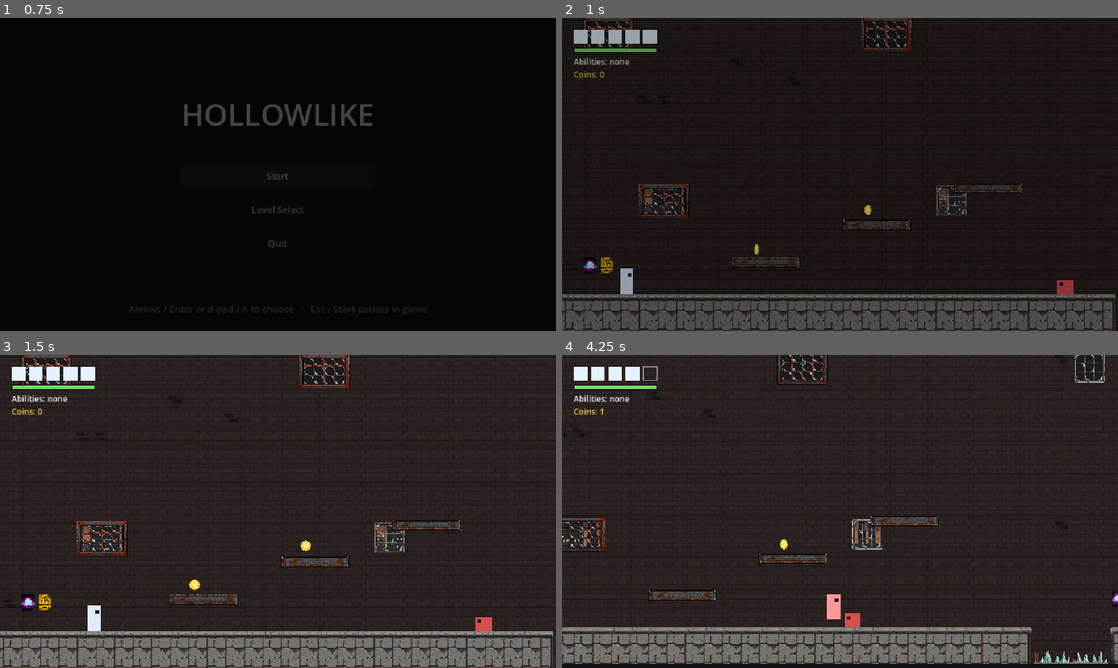
Above: before the commit, frames 1-4 (two rows, left to right).
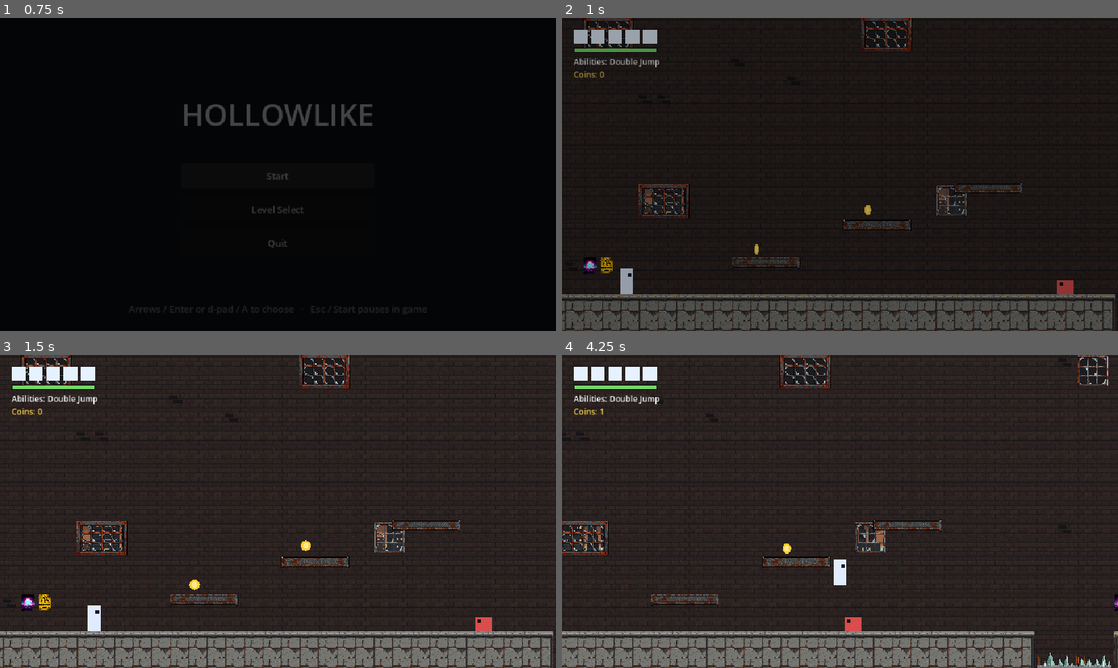
Above: after the commit, the same moments.

Repository: xipheon/hollowlike
Game: Godot game, scene res://scenes/main_menu.tscn
Two runs of this game, one before a commit and one after it. Both use one fixed random seed, a clock stepped at 60 frames per second and the inputs below.
Inputs (mouse positions are in pixels of both pictures, inside the frame that each line leads up to):
- Up to frame 1 (0.75 s): click "Start" at 0.5 s
- Up to frame 2 (1 s): no input
- Up to frame 3 (1.5 s): tap Enter (ui_accept) at 1.25 s; move the mouse to (400, 495) at 1.27 s; hold D (move_right) from 1.28 s (still down); tap K (dash) at 1.35 s; click (400, 495) at 1.42 s
- Up to frame 4 (4.25 s): tap Space (jump) at 1.52, 1.55, 1.82, 2.1, 2.27, 2.57, 3.05, 3.77, 4.07 s; move the mouse to (728, 527) at 2.02 s; release D (move_right) at 2.03 s; hold S (move_down) 2.03-2.78 s; tap K (dash) at 2.3, 3.6 s; move the mouse to (895, 442) at 2.77 s; hold D (move_right) 2.78-3.53 s; hold J (attack) 2.78-3.53 s; move the mouse to (812, 574) at 3.52 s; hold W (move_up) from 3.53 s (still down); click (812, 574) at 3.67 s

Frame 1 is identical in both runs. In frame 2, 0.1% of the frame differs, in the area x 8-18%, y 12-16%; in frame 3, 0.1%; in frame 4, 13%, in the area x 0-100%, y 0-100%.

Commit message:
Add double jump, available from the start
One extra jump in the air (slightly weaker than a ground jump), back on
landing, wall sliding or a pogo. Only a fresh press triggers it, so a
buffered press just before landing is still a ground jump. New games
start with it.

Tests: a double jump test, and the acid-gap test now also checks a
double jump can't cross it (it still needs dash).

Co-Authored-By: Claude Opus 5.5 <noreply@anthropic.com>

Diff:
--- a/scripts/game_state.gd
+++ b/scripts/game_state.gd
@@ -8,8 +8,9 @@
 const FADE_TIME := 0.25
 const MENU_SCENE := "res://scenes/main_menu.tscn"
 
-## Abilities you begin a new game with (all locked for now).
+## Abilities you begin a new game with; the rest are unlocked by bosses and pickups.
 const STARTING_ABILITIES := {
+	"double_jump": true,
 	"sprint": false,
 	"dash": false,
 	"wall_jump": false,
--- a/scripts/player.gd
+++ b/scripts/player.gd
@@ -45,6 +45,9 @@
 @export var coyote_time := 0.1
 @export var jump_buffer_time := 0.12
 
+@export_group("Double Jump (ability)")
+@export var double_jump_velocity := -560.0   ## one extra jump in the air; back on landing, wall sliding or a pogo
+
 @export_group("Dash (ability)")
 @export var dash_speed := 820.0
 @export var dash_duration := 0.17
@@ -88,6 +91,7 @@
 var _dash_cooldown_timer := 0.0
 var _dash_dir := 1
 var _air_dash_available := true
+var _air_jump_available := true
 var _wall_normal_x := 0.0
 var _wall_lock_timer := 0.0
 var _attack_timer := 0.0
@@ -162,6 +166,7 @@
 	if on_floor:
 		_coyote_timer = coyote_time
 		_air_dash_available = true
+		_air_jump_available = true
 	_update_safe_ground(on_floor, delta)
 	var sprinting := _update_stamina(input_x, on_floor and not stunned, delta)
 	if Input.is_action_just_pressed("jump"):
@@ -174,6 +179,7 @@
 		if input_x != 0.0 and signf(input_x) == -signf(normal.x):
 			wall_sliding = true
 			_wall_normal_x = normal.x
+			_air_jump_available = true
 
 	# Dash
 	if not stunned and _dash_timer <= 0.0 and _dash_cooldown_timer <= 0.0 \
@@ -205,6 +211,11 @@
 				velocity = Vector2(_wall_normal_x * wall_jump_velocity.x, wall_jump_velocity.y)
 				facing = int(signf(_wall_normal_x))
 				_wall_lock_timer = wall_jump_lock_time
+				_jump_buffer_timer = 0.0
+			# Only on a fresh press: a buffered press just before landing is a ground jump.
+			elif Input.is_action_just_pressed("jump") and _air_jump_available and GameState.has_ability("double_jump"):
+				velocity.y = double_jump_velocity
+				_air_jump_available = false
 				_jump_buffer_timer = 0.0
 		# Variable jump height
 		if Input.is_action_just_released("jump") and velocity.y < 0.0:
@@ -414,6 +425,7 @@
 func _pogo() -> void:
 	velocity.y = pogo_velocity
 	_air_dash_available = true
+	_air_jump_available = true
 	# Targets can be bounced on again once they leave and re-enter a held strike.
 	_hit_this_swing.clear()
 
--- a/tests/gameplay_test.gd
+++ b/tests/gameplay_test.gd
@@ -54,7 +54,7 @@
 	],
 	# Damage numbers and armor, sprint and stamina (player.gd, enemy damage settings).
 	"player": [
-		"_test_enemies_set_their_own_damage", "_test_armor_reduces_damage",
+		"_test_double_jump", "_test_enemies_set_their_own_damage", "_test_armor_reduces_damage",
 		"_test_sprint_is_faster_and_drains_stamina", "_test_stamina_refills_only_on_ground",
 		"_test_dash_needs_stamina", "_test_wall_jump_needs_stamina",
 	],
@@ -375,7 +375,9 @@
 
 # Runs at the acid gap from `from_col` toward `dir`, jumps at the edge and
 # dashes at the top of the jump. Returns true if it lands safely across.
-func _try_acid_dash_crossing(from_col: float, dir: int, edge_col: float, far_col: float, floor_row := 29) -> bool:
+# Jumps off the edge and, near the top of the jump, dashes, or with
+# `air_jump` double-jumps instead.
+func _try_acid_dash_crossing(from_col: float, dir: int, edge_col: float, far_col: float, floor_row := 29, air_jump := false) -> bool:
 	_player.global_position = Vector2(from_col * TILE, floor_row * TILE - Player.BODY_SIZE.y * 0.5)
 	_player.velocity = Vector2.ZERO
 	await _frames(5)
@@ -392,9 +394,15 @@
 			Input.action_press("jump")
 			jumped = true
 		elif airborne and not dashed and _player.velocity.y > -150.0:
-			Input.action_press("dash")   # near the top of the jump
+			# Near the top of the jump.
+			if air_jump:
+				Input.action_release("jump")
+				await _frames(1)
+				Input.action_press("jump")
+			else:
+				Input.action_press("dash")
 			dashed = true
-		elif dashed:
+		elif dashed and not air_jump:
 			Input.action_release("dash")
 		if _player._dead or (airborne and _player.is_on_floor()):
 			break
@@ -409,6 +417,10 @@
 	await _remove_enemies()
 	_check(not await _try_acid_dash_crossing(27, 1, 34, 42), "no crossing without dash")
 	_check(_player._dead, "fell in the acid")
+	await _despawn()
+	await _spawn(BOSS_SCENE, true)
+	await _remove_enemies()
+	_check(not await _try_acid_dash_crossing(27, 1, 34, 42, 29, true), "no crossing with a double jump either")
 	await _despawn()
 	await _spawn(BOSS_SCENE, true)
 	await _remove_enemies()
@@ -1661,6 +1673,55 @@
 	await _despawn()
 
 
+# Presses jump fresh (release, then press) and reports whether it launched upward.
+func _air_jump_press() -> bool:
+	Input.action_release("jump")
+	await _frames(1)
+	Input.action_press("jump")
+	await _frames(2)
+	return _player.velocity.y < -400.0
+
+
+func _test_double_jump() -> void:
+	print("Double jump: one extra jump in the air, back on landing; you start with it")
+	await _spawn()
+	_check(GameState.has_ability("double_jump"), "a new game starts with double jump")
+	_place(5, 17)
+	await _frames(5)
+	Input.action_press("jump")
+	for i in 60:   # up to the top of the first jump
+		await _frames(1)
+		if _player.velocity.y > -50.0:
+			break
+	_check(await _air_jump_press(), "second jump in the air")
+	for i in 20:
+		await _frames(1)
+	_check(not await _air_jump_press(), "no third jump")
+	_release_all()
+	for i in 120:
+		await _frames(1)
+		if _player.is_on_floor():
+			break
+	await _frames(2)
+	Input.action_press("jump")
+	for i in 30:
+		await _frames(1)
+	_check(await _air_jump_press(), "back after landing")
+	_release_all()
+	await _despawn()
+
+	await _spawn()
+	GameState.abilities["double_jump"] = false
+	_place(5, 17)
+	await _frames(5)
+	Input.action_press("jump")
+	for i in 30:
+		await _frames(1)
+	_check(not await _air_jump_press(), "no double jump without the ability")
+	_release_all()
+	await _despawn()
+
+
 func _test_crawler_kill_heals_half_heart() -> void:
 	print("Killing a crawler heals half a heart")
 	await _spawn()
